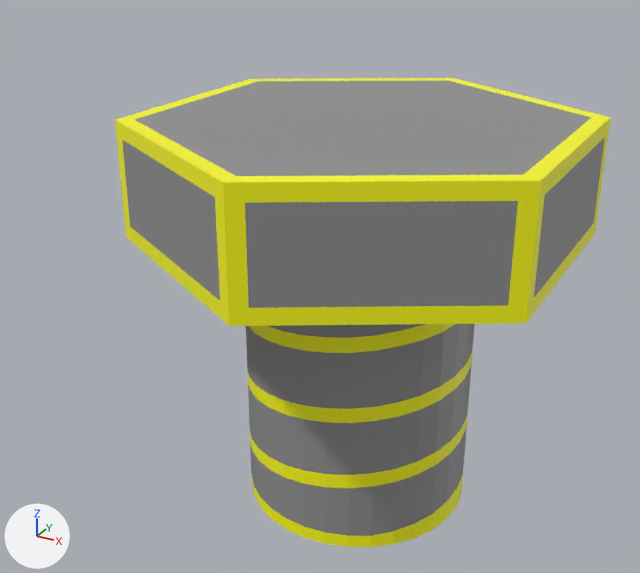
The Blender file blender/objects/bolt.blend as it was, and as the next commit left it.
Rendered twice from a 50 mm lens placed at (0.934, -1.92, 1.137), pointed at (-0.113, -0.015, 0.185). The axes (+X, +Y, +Z) are drawn at lower left. The lights are the same throughout. The older version comes first.

The scene before the commit, as lines of its bpy script (objects in view):
```python
mat_material_001 = principled_material('Material.001')
mat_material_001.base_color = (0.28, 0.28, 0.28)  # grey #909090
mat_material_002 = principled_material('Material.002')
mat_material_002.base_color = (1.0, 1.0, 0.0)  # yellow #ffff00
me_cylinder = bpy.data.meshes.new('Cylinder')
me_cylinder.from_pydata(...)  # 424 vertices, 390 faces; spans x -0.52..0.52, y -0.6..0.6, z -0.4..0.646
# faces by material slot: [165, 225]
me_cylinder.materials.append(mat_material_001)  # grey #909090
me_cylinder.materials.append(mat_material_002)  # yellow #ffff00
ob_cylinder = bpy.data.objects.new('Cylinder', me_cylinder)
ob_cylinder.location = (0.0, 0.0, 0.0)
```
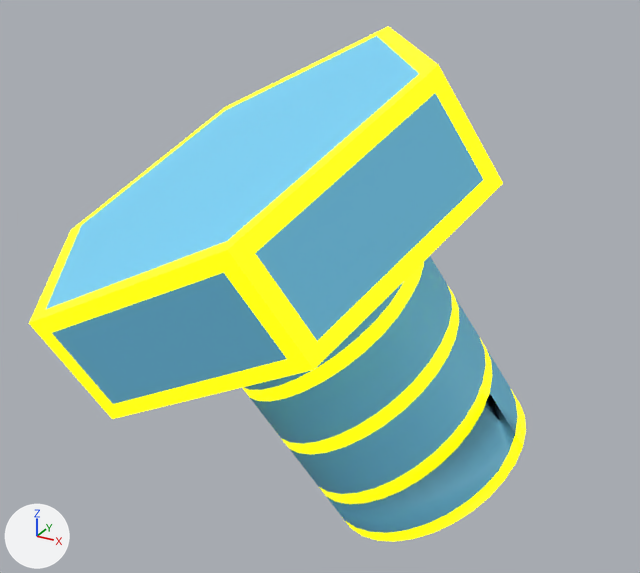
Commit message: bolts work

Pixel boxes [x1, y1, x2, y2] of what changed, in the pictures (640 x 573 px):
'Cylinder', recoloured, surface changed, shading changed, turned
    before: [115, 78, 611, 547]
    after: [29, 26, 526, 542]
part 1 of me_cylinder, shading changed
    before: [246, 324, 475, 547]
    after: [242, 256, 526, 542]

Patch to the scene script:
```diff
--- a/blender/objects/bolt.blend.py
+++ b/blender/objects/bolt.blend.py
@@ mat_material_001 @@
 mat_material_001 = principled_material('Material.001')
-mat_material_001.base_color = (0.28, 0.28, 0.28)  # grey #909090
+mat_material_001.base_color = (0.205, 0.708, 1.0)  # cyan #7ddbff
@@ mat_material_002 @@
 mat_material_002.base_color = (1.0, 1.0, 0.0)  # yellow #ffff00
+mat_material_002.emission_strength = 1.0
+mat_material_002.emission_color = (1.0, 1.0, 0.0)  # yellow #ffff00
@@ me_cylinder @@
 me_cylinder.from_pydata(...)  # 424 vertices, 390 faces; spans x -0.52..0.52, y -0.6..0.6, z -0.4..0.646
 # used by ob_cylinder; location = (0.0, 0.0, 0.0)
+# me_cylinder part 1: 346 of the faces centred in x -0.302..0.298, y -0.299..0.3, z -0.4..0.4 are now shaded smooth
 me_cylinder.materials.append(mat_material_001)
@@ ob_cylinder @@
 ob_cylinder.location = (0.0, 0.0, 0.0)
+ob_cylinder.rotation_euler = (0.0, -0.549, 0.605)  # degrees (0, -31, 35)
```
